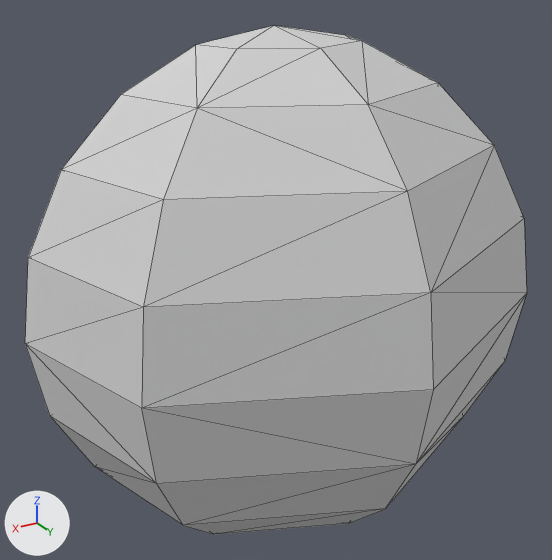
The glTF model scenes/bubble.glb, before and after one commit.
Rendered twice from a 50 mm camera at (1.46, 2.45, 1.24) aimed at (0.17, 0.29, 0.16). The lights are fixed; the arrows at lower left show +X, +Y and +Z. Mesh edges are drawn as thin lines. Vertices at the same position are counted once.

The scene before the commit, as lines of its bpy script (objects in view):
```python
me_bubblev = bpy.data.meshes.new('BubbleV')
me_bubblev.from_pydata(...)  # 48 vertices, 92 faces; spans x -1.0..1.0, y 0.0..0.95, z -1.0..1.0
me_bubblev.materials.append(mat_bubblemat)
ob_bubble = bpy.data.objects.new('Bubble', me_bubblev)
ob_bubble.location = (0.0, 0.0, 0.0)
```
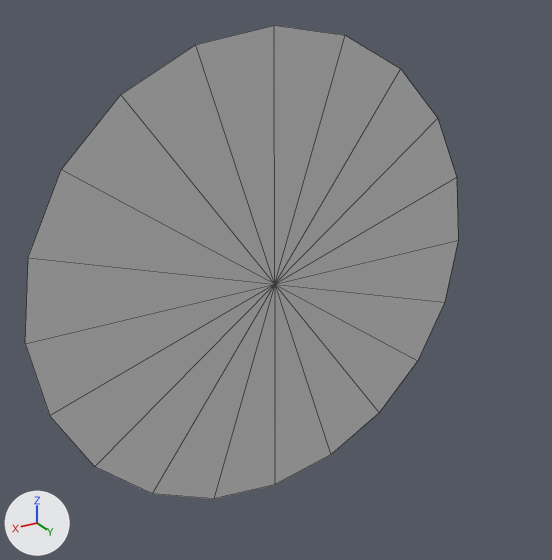
What differs and where, as boxes (x1, y1, x2, y2) in the pictures (552 x 560 px):
'Bubble', reshaped (14% narrower, 7% shorter): before (25, 25, 527, 535); after (25, 25, 458, 499)
part 1 of me_bubblev, deleted: before (25, 25, 527, 535)

What the commit changed:
me_bubblev is used by ob_bubble; location (0.0, 0.0, 0.0).
me_bubblev had 48 vertices, 92 faces and spanned x -1.0..1.0, y 0.0..0.95, z -1.0..1.0.
me_bubblev now has 21 vertices, 20 faces and spans x -1.0..1.0, y 0.0, z -1.0..1.0.
Part 1, on me_bubblev:
27 vertices are removed from x -0.81..0.81, y 0.18..0.95, z -0.95..0.95.
72 faces are deleted.
